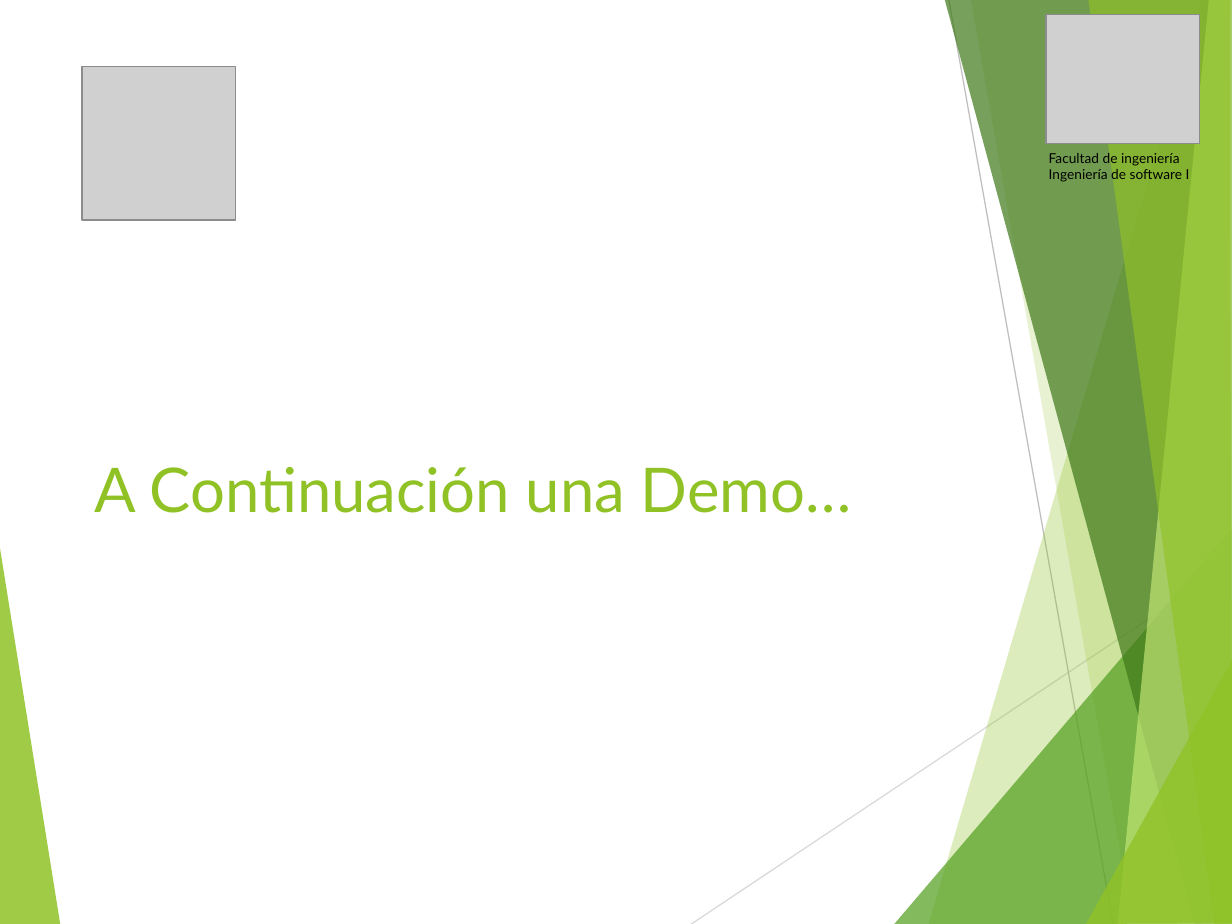
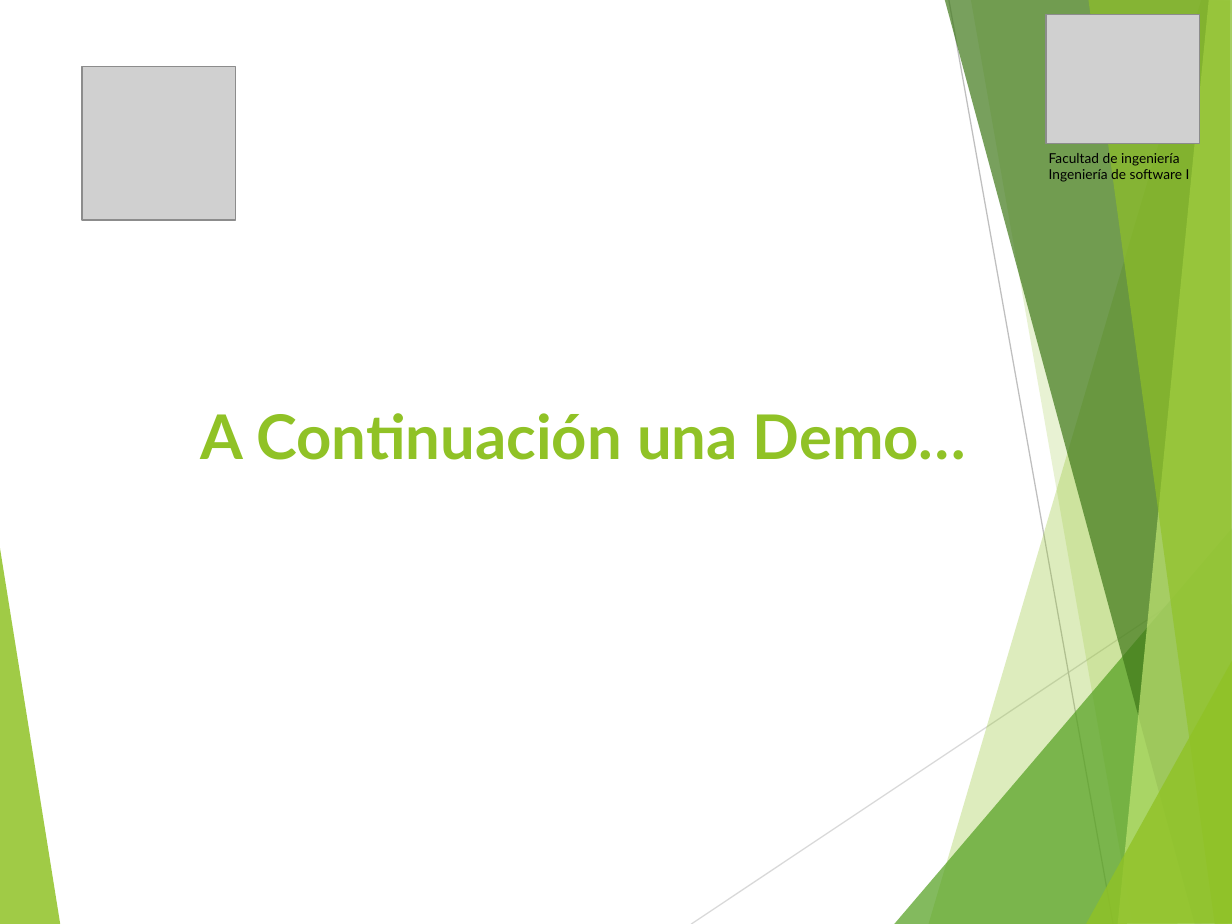
Before and after one commit to vixo23/ING-DE-SOFTWARE, a slide deck: slide 9 of INCREMENTO3/Ppt/PPt Tercer incremento scrum++.pptx. Drawn at 1232x924 pixels with LibreOffice and Linux fonts; fonts in the diff are those of the drawing; grey boxes stand for pictures. Boxes give left, top, right and bottom in pixels: in the first picture for what was removed or moved away, otherwise in the second. Text is boxed around its words. In the diff, an @@ line names an element or a change of style, - is before the commit and + after.

```diff
--- a/INCREMENTO3/Ppt/PPt Tercer incremento scrum++.pptx
+++ b/INCREMENTO3/Ppt/PPt Tercer incremento scrum++.pptx
@@ title "A Continuación una Demo…" moved from (x1=94, y1=467, x2=852, y2=513) to (x1=201, y1=413, x2=967, y2=460) @@
@@ title "A Continuación una Demo…" at (x1=201, y1=413, x2=967, y2=460): bold on @@
```
Also in this commit, not shown: 8 other slides changed, 1 slide added, 1 slide removed, 1 other file.
